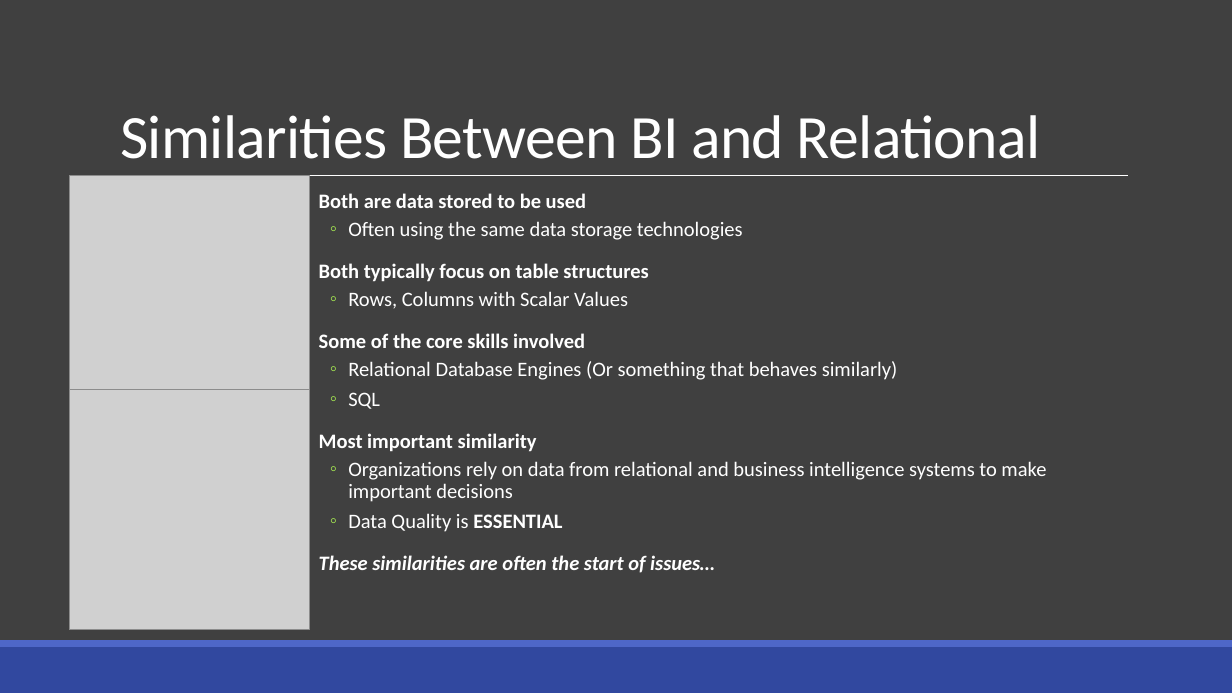
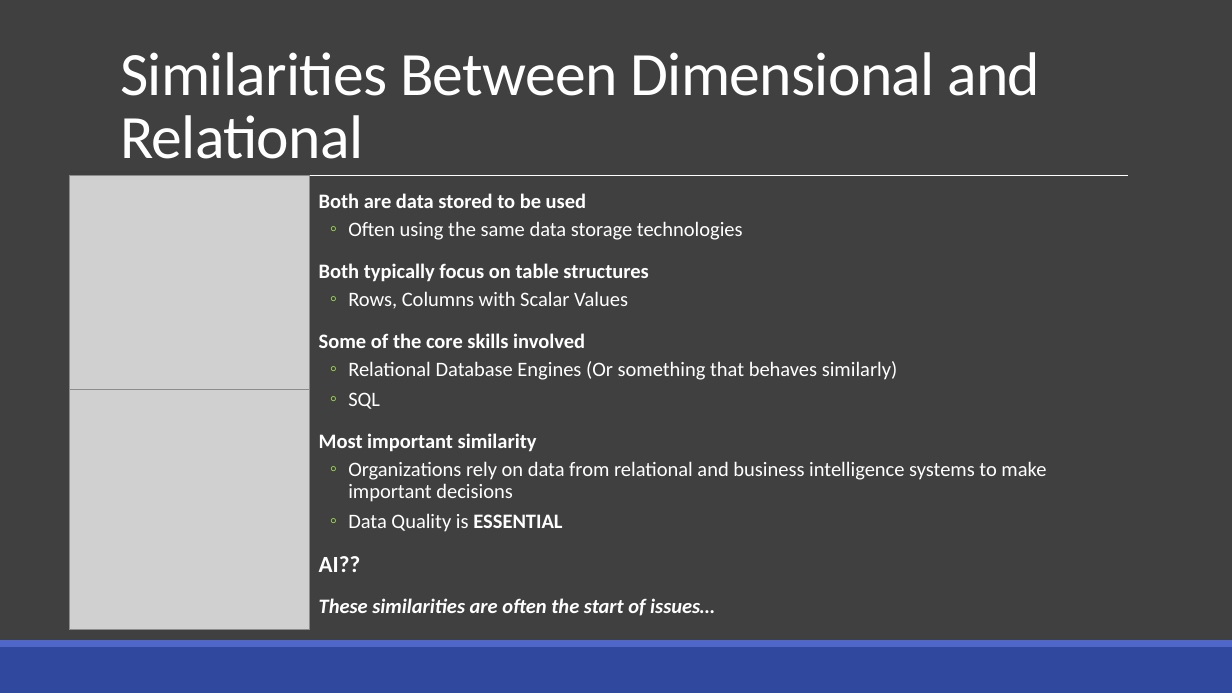
Before and after one commit to drsqlgithub/Presentation-Downloads, a slide deck: slide 10 of BI Versus Relational Design/Bi Versus Relational.pptx. Drawn at 1232x693 pixels with LibreOffice and Linux fonts; fonts in the diff are those of the drawing; grey boxes stand for pictures. Boxes give left, top, right and bottom in pixels: in the first picture for what was removed or moved away, otherwise in the second. Text is boxed around its words. In the diff, an @@ line names an element or a change of style, - is before the commit and + after.

Commit message:
slight upgrades to remove BI and make it Dimensional

```diff
--- a/BI Versus Relational Design/Bi Versus Relational.pptx
+++ b/BI Versus Relational Design/Bi Versus Relational.pptx
@@ title at <box>120,52,1040,159</box>: text changed @@
-Similarities Between BI and Relational
+Similarities Between Dimensional and Relational
@@ text at <box>319,556,361,572</box>: paragraph added @@
+  AI??
```
Also in this commit, not shown: 7 other slides changed.
